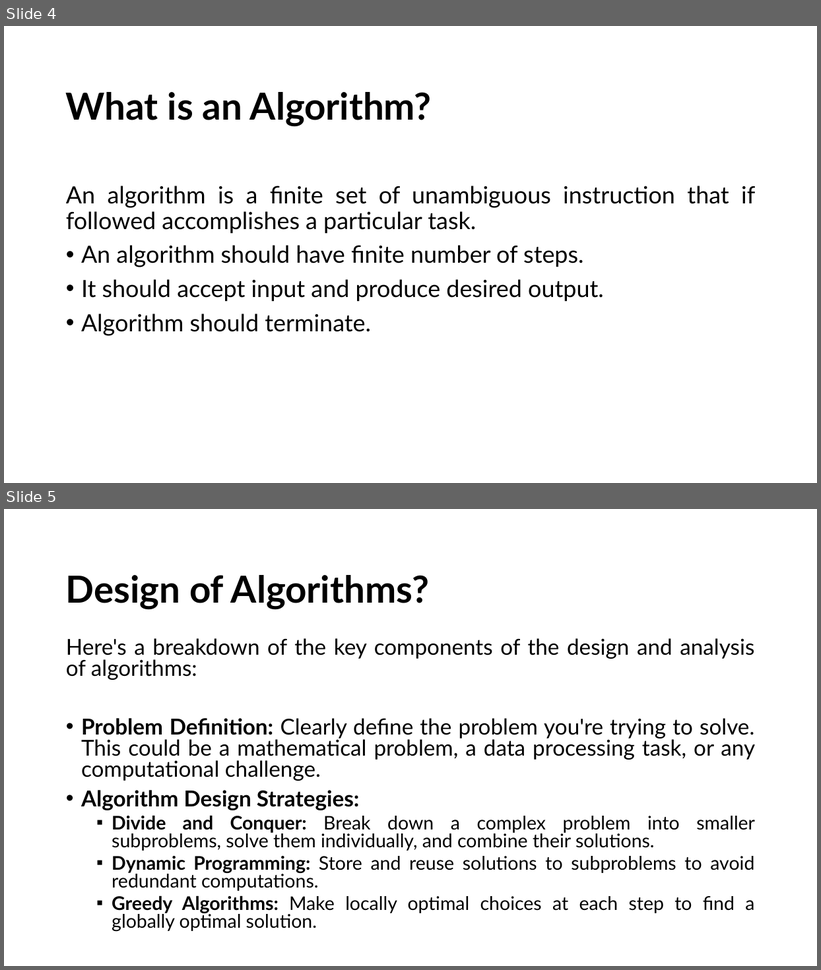
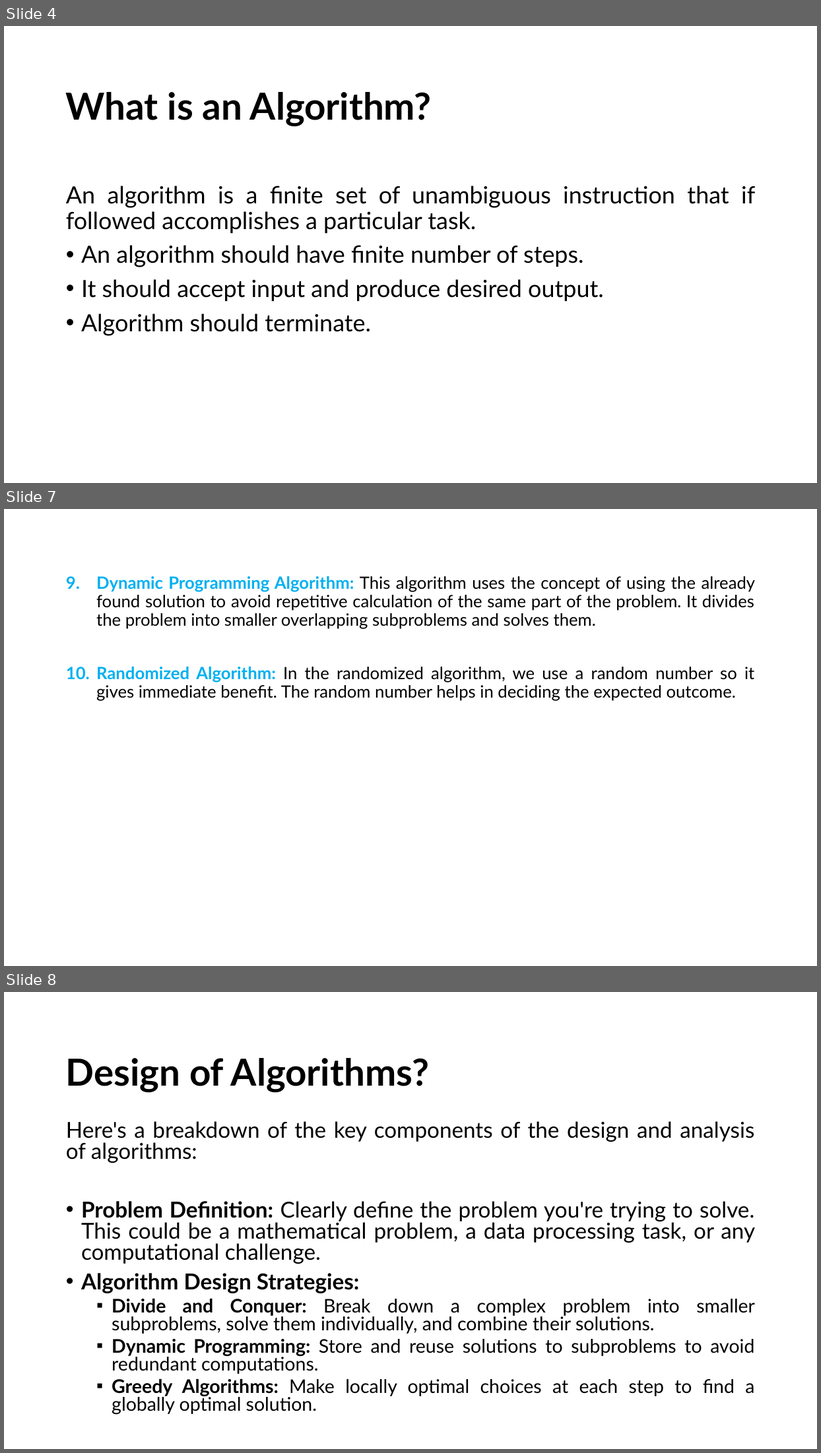
Before and after one commit to alaminbhuyan/DSA-In-Python, a slide deck: Design & Analysis Of Algorithm PDF/DAA.pptx. Shown one above the other, each under a label of ours: slides 4 and 5 before the commit, slides 4, 7 and 8 after it; the slides between them are not shown. The pictures are 821x970 and 821x1453 pixels, drawn with LibreOffice and Linux fonts; fonts in the diff are those of the drawing. Boxes give left, top, right and bottom in pixels: in the first picture for what was removed or moved away, otherwise in the second. Text is boxed around its words. In the diff, an @@ line names an element or a change of style, - is before the commit and + after.

```diff
--- a/Design & Analysis Of Algorithm PDF/DAA.pptx
+++ b/Design & Analysis Of Algorithm PDF/DAA.pptx
@@ slide 7 added at [4, 509, 817, 966], background #FFFFFF @@
@@ text added at [96, 576, 756, 701], 20 pt, text #000000 @@
+9. Dynamic Programming Algorithm: This algorithm uses the concept of using the already found solution to avoid repetitive calculation of the same part of the problem. It divides the problem into smaller overlapping subproblems and solves them.
+10. Randomized Algorithm: In the randomized algorithm, we use a random number so it gives immediate benefit. The random number helps in deciding the expected outcome.
@@ what was slide 5 is now slide 8 @@
```
Also in this commit, not shown: 1 slide changed, 2 other slides added.
